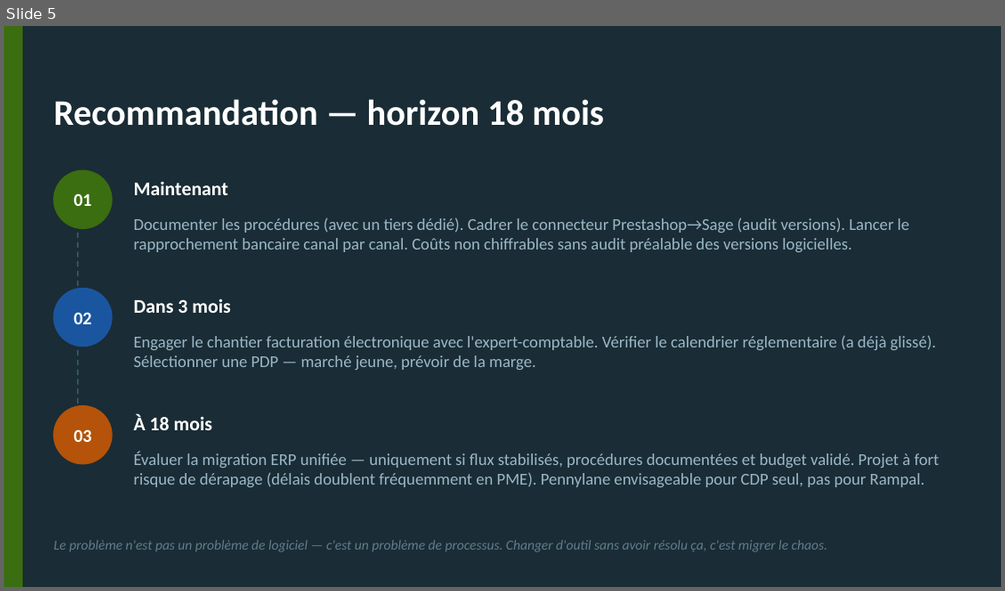
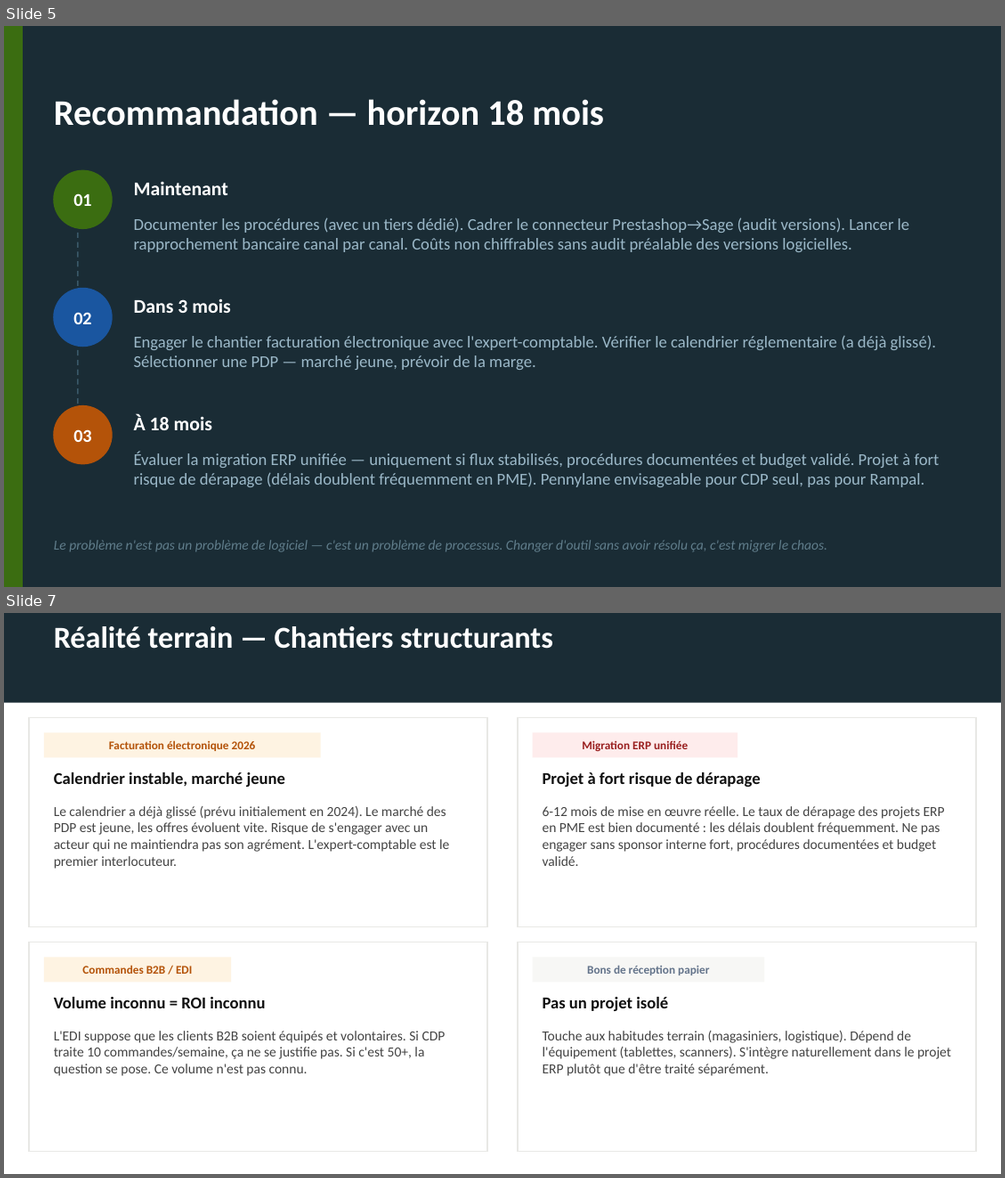
Before and after one commit to maxberko/rampal-latour-accounting, a slide deck: synthese_rampal_cdp.pptx. Shown one above the other, each under a label of ours: slide 5 before the commit, slides 5 and 7 after it; the slides between them are not shown. The pictures are 1005x591 and 1005x1178 pixels, drawn with LibreOffice and Linux fonts; fonts in the diff are those of the drawing. Boxes give left, top, right and bottom in pixels: in the first picture for what was removed or moved away, otherwise in the second. Text is boxed around its words. In the diff, an @@ line names an element or a change of style, - is before the commit and + after.

```diff
--- a/synthese_rampal_cdp.pptx
+++ b/synthese_rampal_cdp.pptx
@@ slide 7 added at bbox=[4, 613, 1001, 1174], background #FFFFFF @@
@@ rectangle added at bbox=[4, 613, 1001, 703], fill #1A2C35 @@
@@ text added at bbox=[54, 626, 553, 649], 22 pt, text #FFFFFF, bold @@
+Réalité terrain — Chantiers structurants
@@ rectangle added at bbox=[29, 718, 487, 927], fill #FFFFFF, outline #E8E8E5 1 pt @@
@@ rectangle added at bbox=[518, 718, 976, 927], fill #FFFFFF, outline #E8E8E5 1 pt @@
@@ rectangle added at bbox=[44, 732, 321, 757], fill #FEF3E2, 8.5 pt, text #B45309, bold @@
+Facturation électronique 2026
@@ rectangle added at bbox=[533, 732, 737, 757], fill #FEECEC, 8.5 pt, text #991F1F, bold @@
+Migration ERP unifiée
@@ text added at bbox=[54, 772, 286, 787], 12 pt, text #111111, bold @@
+Calendrier instable, marché jeune
@@ text added at bbox=[542, 772, 760, 787], 12 pt, text #111111, bold @@
+Projet à fort risque de dérapage
@@ text added at bbox=[54, 806, 449, 868], 10 pt, text #444444 @@
+Le calendrier a déjà glissé (prévu initialement en 2024). Le marché des PDP est jeune, les offres évoluent vite. Risque de s'engager avec un acteur qui ne maintiendra pas son agrément. L'expert-comptable est le premier interlocuteur.
@@ text added at bbox=[542, 806, 945, 866], 10 pt, text #444444 @@
+6-12 mois de mise en œuvre réelle. Le taux de dérapage des projets ERP en PME est bien documenté : les délais doublent fréquemment. Ne pas engager sans sponsor interne fort, procédures documentées et budget validé.
@@ rectangle added at bbox=[29, 942, 487, 1151], fill #FFFFFF, outline #E8E8E5 1 pt @@
@@ rectangle added at bbox=[44, 957, 231, 981], fill #FEF3E2, 8.5 pt, text #B45309, bold @@
+Commandes B2B / EDI
@@ rectangle added at bbox=[518, 942, 976, 1151], fill #FFFFFF, outline #E8E8E5 1 pt @@
@@ rectangle added at bbox=[533, 957, 765, 981], fill #F7F7F5, 8.5 pt, text #64748B, bold @@
+Bons de réception papier
@@ text added at bbox=[54, 997, 265, 1008], 12 pt, text #111111, bold @@
+Volume inconnu = ROI inconnu
@@ text added at bbox=[542, 997, 668, 1011], 12 pt, text #111111, bold @@
+Pas un projet isolé
@@ text added at bbox=[54, 1030, 445, 1076], 10 pt, text #444444 @@
+L'EDI suppose que les clients B2B soient équipés et volontaires. Si CDP traite 10 commandes/semaine, ça ne se justifie pas. Si c'est 50+, la question se pose. Ce volume n'est pas connu.
@@ text added at bbox=[542, 1030, 951, 1076], 10 pt, text #444444 @@
+Touche aux habitudes terrain (magasiniers, logistique). Dépend de l'équipement (tablettes, scanners). S'intègre naturellement dans le projet ERP plutôt que d'être traité séparément.
```
Also in this commit, not shown: 3 other slides added.
